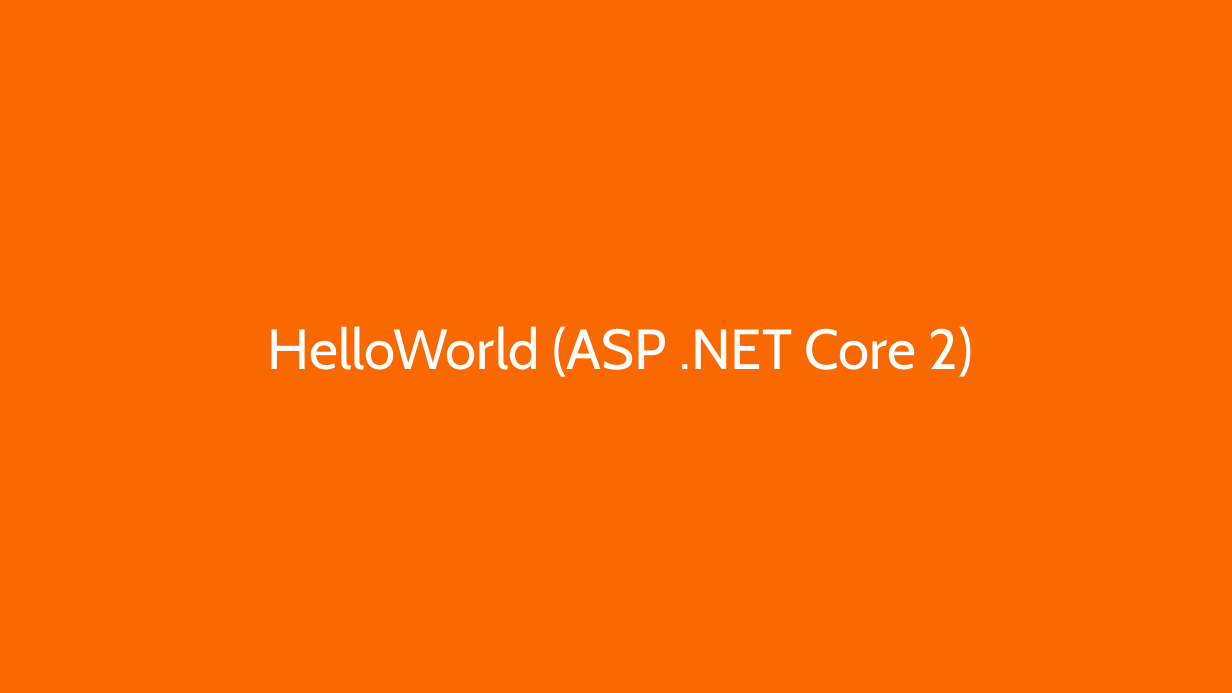
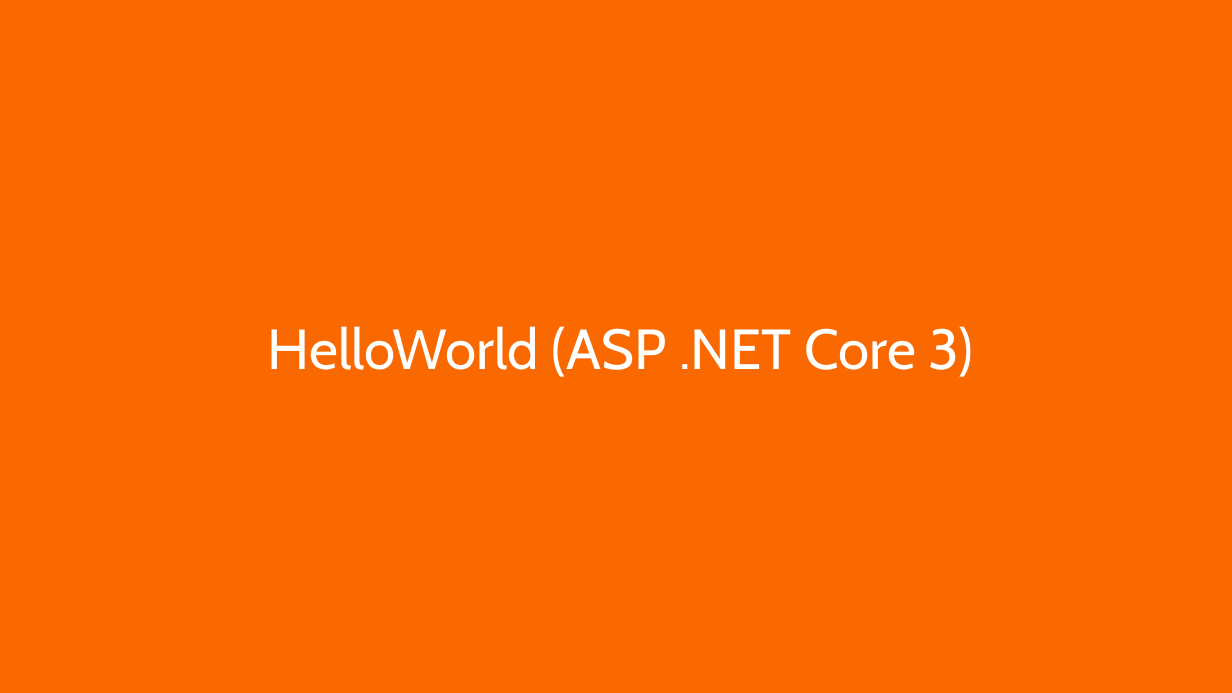
Before and after one commit to liviucotfas/ase-web-and-cloud-applications-security, a slide deck: slide 16 of Presentation ASPNET MVC Core - Part I.pptx. Drawn at 1232x693 pixels with LibreOffice and Linux fonts; fonts in the diff are those of the drawing. Boxes give left, top, right and bottom in pixels: in the first picture for what was removed or moved away, otherwise in the second. Text is boxed around its words. In the diff, an @@ line names an element or a change of style, - is before the commit and + after.

```diff
--- a/Presentation ASPNET MVC Core - Part I.pptx
+++ b/Presentation ASPNET MVC Core - Part I.pptx
@@ title at (268, 326, 974, 377): text changed @@
-HelloWorld (ASP .NET Core 2)
+HelloWorld (ASP .NET Core 3)
```
Also in this commit, not shown: 7 other slides changed.
